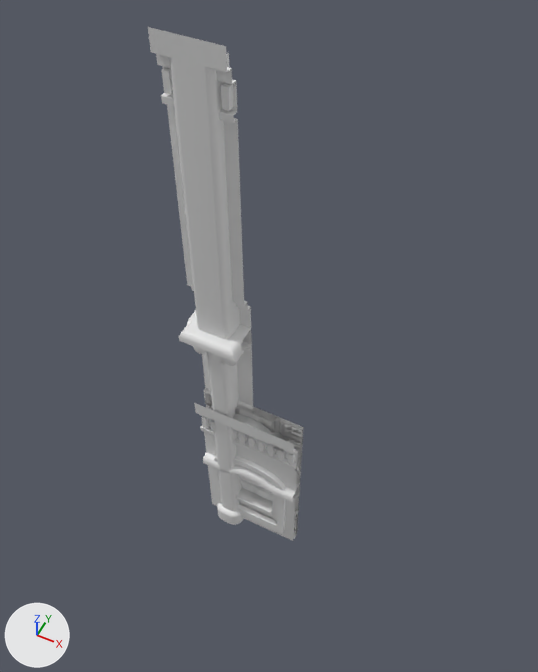
Two versions of the Blender file Buildings/Urban/Type2/Buidling_Urban_Type2.blend, one commit apart.
One viewpoint serves both versions: a 50 mm camera at (4.86, -7.08, 14.92) aimed at (1.35, -0.06, 6.15). The lights are fixed; the arrows at lower left show +X, +Y and +Z. The older version comes first.

Objects in the first picture: 'Buidling_Urban_Type2_Column', 'Buidling_Urban_Type2_DoorGroundFloor', 'Buidling_Urban_Type2_WindowMiddleFloor', 'Buidling_Urban_Type2_WindowTopFloor' and 4 more.
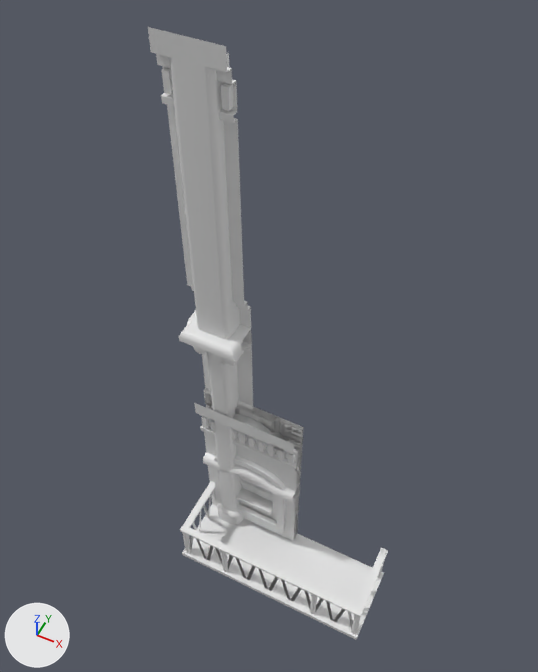
Pixel boxes [x1, y1, x2, y2] of what changed, in the pictures (538 x 672 px):
'Buidling_Urban_Type2_Balcony', added: after [180, 481, 388, 640]

Edits to the bpy script that builds the scene:
```text
Add me_plane:
    me_plane.from_pydata(...)  # 363 vertices, 142 faces; spans x 0.0..4.0, y -1.5..0.0, z -0.3..1.0
    me_plane.polygons.foreach_set('use_smooth', [True] * 142)
Add ob_buidling_urban_type2_balcony:
    ob_buidling_urban_type2_balcony = bpy.data.objects.new('Buidling_Urban_Type2_Balcony', me_plane)
    ob_buidling_urban_type2_balcony.location = (0.0, 0.0, 0.0)
```
